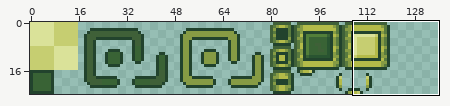
Sprite sheet -- assets/images/Sprites.png. The picture above shows the old version from afar; the outline marks the close-up.
Close-up. Earlier state:
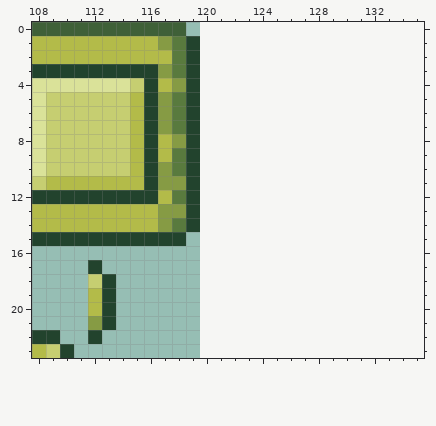
The file is 120x24 pixels. Colours within 5 levels of each other are drawn and written as one. Shown: x 108..135, y 0..23. The old version is drawn lined up with the new one, on the new canvas.
Once edited:
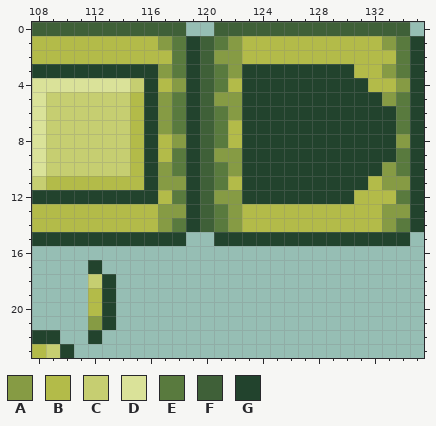
Palette (. is transparent): A #869b44  B #b3bb49  C #c6ce71  D #dae299  E #597a3e  F #3f6038  G #22432d
Change:
canvas 120x24 -> 136x24
y 0: x 121..134 .............. -> FFFFFFFFFFFFFF
y 1: x 120..135 ................ -> FEABBBBBBBBBBAEG
y 2: x 120..135 ................ -> FAABBBBBBBBBBBEG
y 3: x 120..135 ................ -> FEAGGGGGGGGBBAEG
y 4: x 120..135 ................ -> FEBGGGGGGGGGBBAG
y 5: x 120..135 ................ -> FAAGGGGGGGGGGAEG
y 6: x 120..135 ................ -> FEAGGGGGGGGGGGEG
y 7: x 120..135 ................ -> FEBGGGGGGGGGGGEG
y 8: x 120..135 ................ -> FEBGGGGGGGGGGGAG
y 9: x 120..135 ................ -> FAAGGGGGGGGGGGEG
y 10: x 120..135 ................ -> FEAGGGGGGGGGGAEG
y 11: x 120..135 ................ -> FEBGGGGGGGGGBAAG
y 12: x 120..135 ................ -> FAAGGGGGGGGBBBEG
y 13: x 120..135 ................ -> FEABBBBBBBBBBAAG
y 14: x 120..135 ................ -> FEABBBBBBBBBBAEG
y 15: x 121..134 .............. -> GGGGGGGGGGGGGG
Changed places in both close-ups, as pixel boxes (x1, y1, x2, y2):
added: (200, 22, 424, 246)
